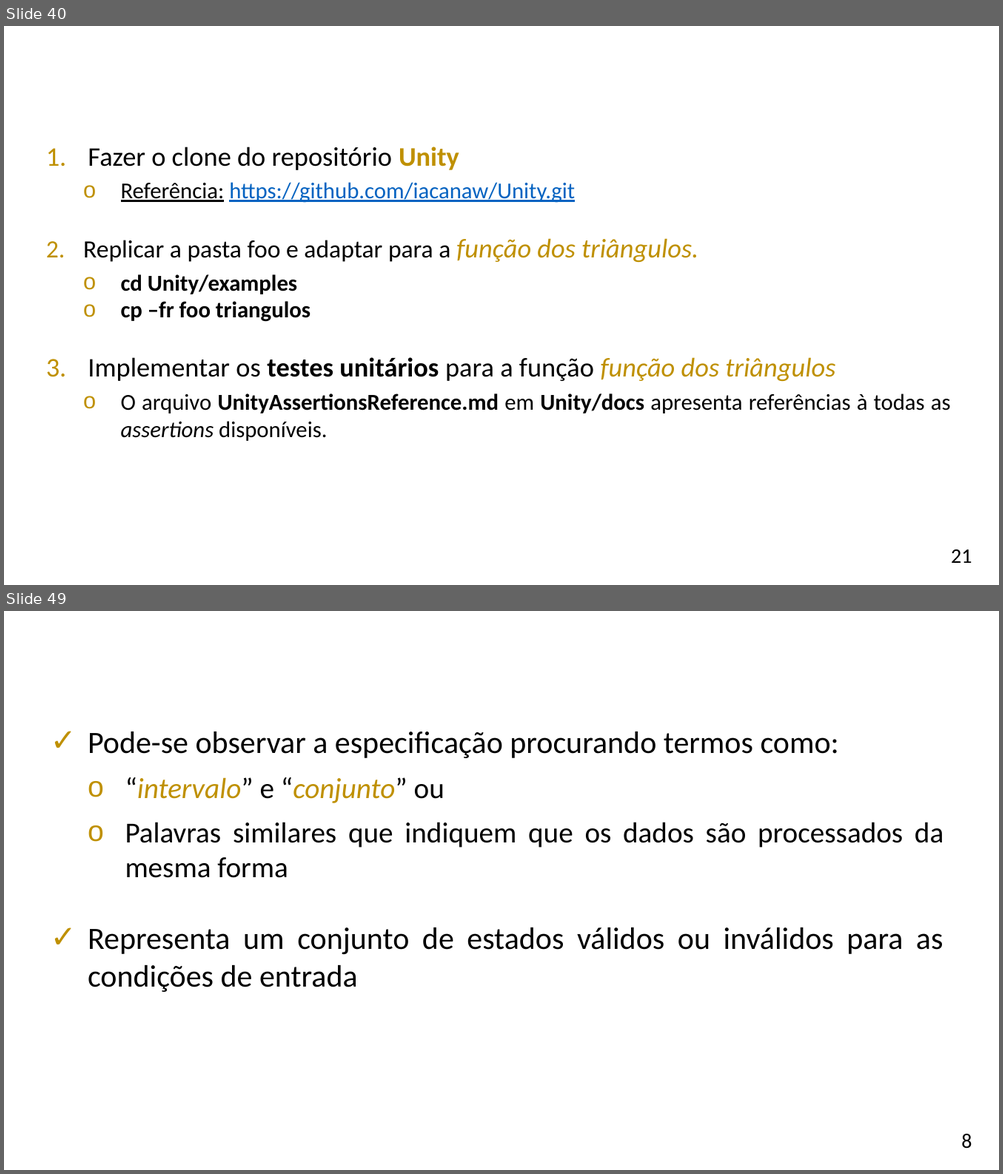
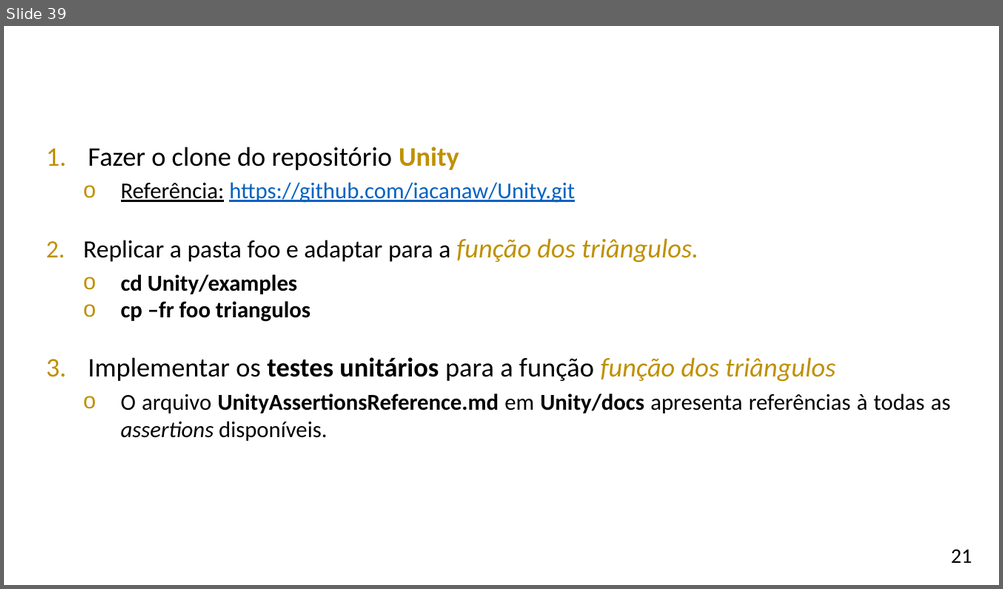
Before and after one commit to iacanaweber/iacanaweber.github.io, a slide deck: aulas/css/dependability/04_teste_software/Teste de Software.pptx. Shown one above the other, each under a label of ours: slides 40 and 49 before the commit, slide 39 after it; the slides between them are not shown. The pictures are 1003x1174 and 1003x589 pixels, drawn with LibreOffice and Linux fonts; fonts in the diff are those of the drawing; background and template pictures are left out. Boxes give left, top, right and bottom in pixels: in the first picture for what was removed or moved away, otherwise in the second. Text is boxed around its words. In the diff, an @@ line names an element or a change of style, - is before the commit and + after.

```diff
--- a/aulas/css/dependability/04_teste_software/Teste de Software.pptx
+++ b/aulas/css/dependability/04_teste_software/Teste de Software.pptx
@@ slide 49 removed at [4,611,999,1170], background picture (left out) @@
@@ text removed at [276,621,981,664] @@
-CLASSES DE EQUIVALÊNCIA
@@ text removed at [88,732,943,992] @@
-✓ Pode-se observar a especificação procurando termos como:
-  o “intervalo” e “conjunto” ou
-  o Palavras similares que indiquem que os dados são processados da mesma forma
-✓ Representa um conjunto de estados válidos ou inválidos para as condições de entrada
@@ text removed at [961,1134,971,1149] @@
-8
@@ what was slide 40 is now slide 39 @@
```
Also in this commit, not shown: 28 other slides removed, 8 other files.
